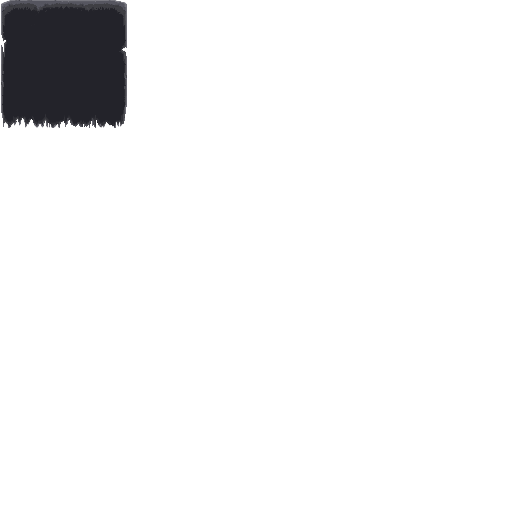
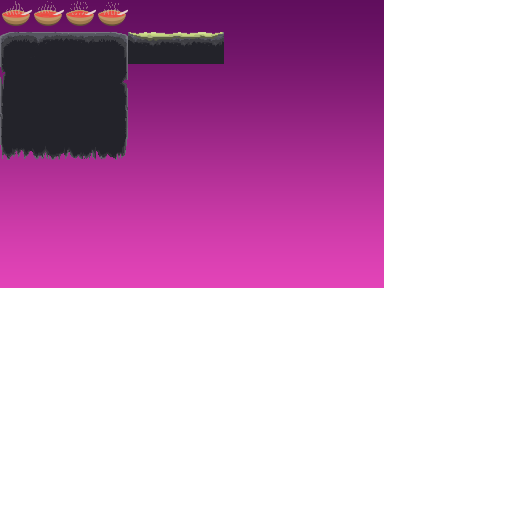
The second 512×512 image is a revision of the first. Changes to its layers:
removed layer "Warstwa 25" from group "Obszar kompozycji 1" over [1, 0, 127, 128]
added layer "Warstwa 38" in group "Obszar kompozycji 1" over [98, 2, 130, 26]
added layer "Warstwa 37" in group "Obszar kompozycji 1" over [66, 1, 98, 26]
added layer "Warstwa 36" in group "Obszar kompozycji 1" over [34, 1, 66, 26]
added layer "Warstwa 35" in group "Obszar kompozycji 1" over [2, 1, 34, 26]
added layer "Warstwa 34" in group "Obszar kompozycji 1" over [128, 32, 224, 64]
added layer "Warstwa 27" in group "Obszar kompozycji 1" over [0, 32, 128, 160]
showed "Prostokąt 1" over [0, 0, 384, 288]
